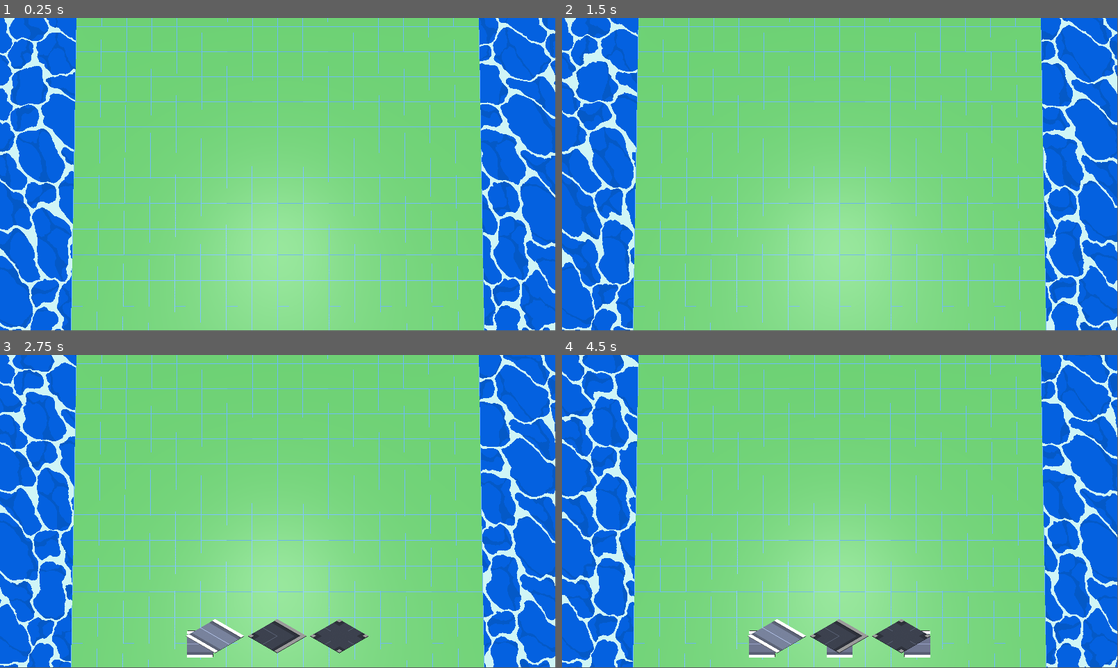
Above: before the commit, frames 1-4 (two rows, left to right).
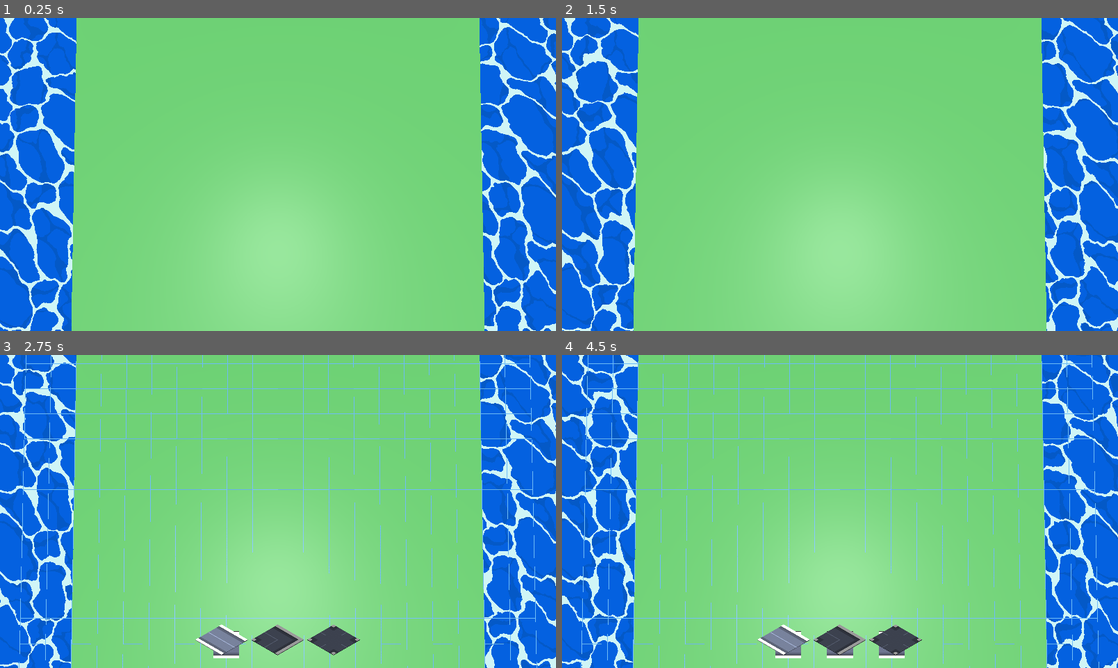
Above: after the commit, the same moments.

Repository: hammeredzombie/idle-city
Game: Godot game, scene res://scenes/world.tscn
Two runs of this game, one before a commit and one after it. Both use one fixed random seed, a clock stepped at 60 frames per second and the inputs below.
Inputs (mouse positions are in pixels of both pictures, inside the frame that each line leads up to; where the layout moved, square brackets give the same spot in the first picture):
- Up to frame 1 (0.25 s): no input
- Up to frame 2 (1.5 s): move the mouse to (962, 158) at 0.52 s; hold B (road_build) 0.53-1.28 s; tap X (road_delete) at 0.8, 1.35 s; move the mouse to (728, 190) at 1.27 s
- Up to frame 3 (2.75 s): tap B (road_build) at 1.55 s; click (222, 639) [216, 636] at 2 s
- Up to frame 4 (4.5 s): click (840, 639) [840, 636] at 2.75 s; click (895, 639) [901, 636] at 3.5 s; click (784, 639) [778, 636] at 4.25 s
The window is 799x449 before the commit and 800x450 after it. Grey fills any space a smaller window leaves; there, only what the larger window draws over its background counts as a difference.

The runs differ from the first frame. In frame 1, 5.4% of the frame differs, in the area x 0-100%, y 0-100%; in frame 2, 5.5%; in frame 3, 7.2%; in frame 4, 7.6%.

Commit message:
adds globals with id_editing signal and attachs to grid overlay on island

Diff:
--- /dev/null
+++ b/global.gd
@@ -0,0 +1,3 @@
+extends Node
+
+signal is_editing(is_editing: bool)
--- a/project.godot
+++ b/project.godot
@@ -14,6 +14,15 @@
 run/main_scene="uid://b520ju3fr6gcc"
 config/features=PackedStringArray("4.4", "GL Compatibility")
 config/icon="res://icon.svg"
+
+[autoload]
+
+Global="*res://global.gd"
+
+[display]
+
+window/size/viewport_width=1280
+window/size/viewport_height=720
 
 [editor_plugins]
 
--- a/scenes/island.gd
+++ b/scenes/island.gd
@@ -1,5 +1,8 @@
 extends GridMap
 class_name Island
+
+@export var starting_point: Vector3i
+@export var dimensions: Array
 
 const max_grid_count: int = 5
 
@@ -17,8 +20,10 @@
 # West (270° yaw, facing -X)
 const basis_west = Basis(Vector3.UP, deg_to_rad(270))
 
+
 func _ready() -> void:
 	_build_islands()
+	Global.is_editing.connect(_on_is_editing)
 
 func _build_islands() -> void:
 	var north_index: int = Grid.get_orthogonal_index_from_basis(basis_north)
@@ -73,5 +78,19 @@
 				# interior
 				_:
 					Grid.set_cell_item(cell, MESH_INDEX.CENTER)
-					  # raise the center mesh
-					Grid.set_cell_item(Vector3i(x, 1, z), MESH_INDEX.GRID_OVERLAY)
+
+func _on_is_editing(is_editing):
+	if is_editing:
+		_show_overlay()
+	else:
+		_hide_overlay()
+
+func _show_overlay():
+	for x in range(-max_grid_count, max_grid_count):
+		for z in range(-max_grid_count, max_grid_count):
+			Grid.set_cell_item(Vector3i(x, 1, z), MESH_INDEX.GRID_OVERLAY)
+
+func _hide_overlay():
+	for x in range(-max_grid_count, max_grid_count):
+		for z in range(-max_grid_count, max_grid_count):
+			Grid.set_cell_item(Vector3i(x, 1, z), -1)
--- a/scenes/road.gd
+++ b/scenes/road.gd
@@ -203,10 +203,7 @@
 			_remove_preview(_preview_cell)
 		_preview_active = false
 		_tile_to_delete = [-1, -1]
-		# if not _is_building:
-		# 	_remove_preview(_curr_cell)
-		# 	_preview_active = false
-		# 	return
+		Global.is_editing.emit(_is_building)
 
 	if event.is_action_pressed("road_delete"):
 		_is_deleting_mode = !_is_deleting_mode
@@ -218,6 +215,7 @@
 			_remove_preview(_preview_cell)
 		_preview_active = false
 		_tile_to_delete = [-1, -1]
+		Global.is_editing.emit(_is_deleting_mode)
 
 	if _is_building:
 		#place tile
@@ -312,7 +310,6 @@
 				_curr_cell = next_cell
 				_delete_tile(_curr_cell)
 
-
 func _get_cell_under_mouse() -> Vector3i:
 	if camera == null:
 		return Vector3i(-1, -1, -1)
Binary file added: assets/cursors/pointer_d.png
Not shown, added: assets/cursors/pointer_d.png.import
Binary file added: assets/cursors/tool_hammer.png
Not shown, added: assets/cursors/tool_hammer.png.import
Binary file added: assets/cursors/tool_wrench.png
Not shown, added: assets/cursors/tool_wrench.png.import
Not shown: 1 places in assets/tiles/grid.tres that only renumber resources
Not shown: 1 places in assets/tiles/road-tiles.tscn that only renumber resources
Not shown, added: build/web/index.apple-touch-icon.png.import
Not shown, added: build/web/index.icon.png.import
Not shown, added: build/web/index.png.import
Not shown, added: export_presets.cfg
(and 15 more such lines)
